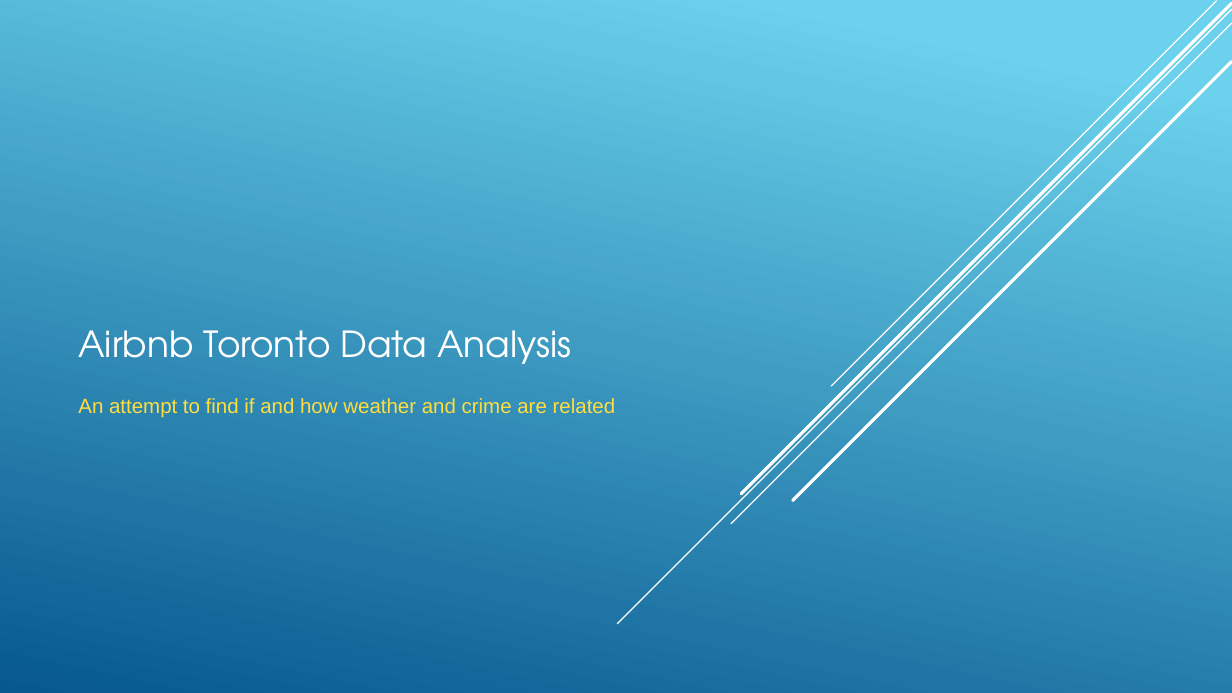
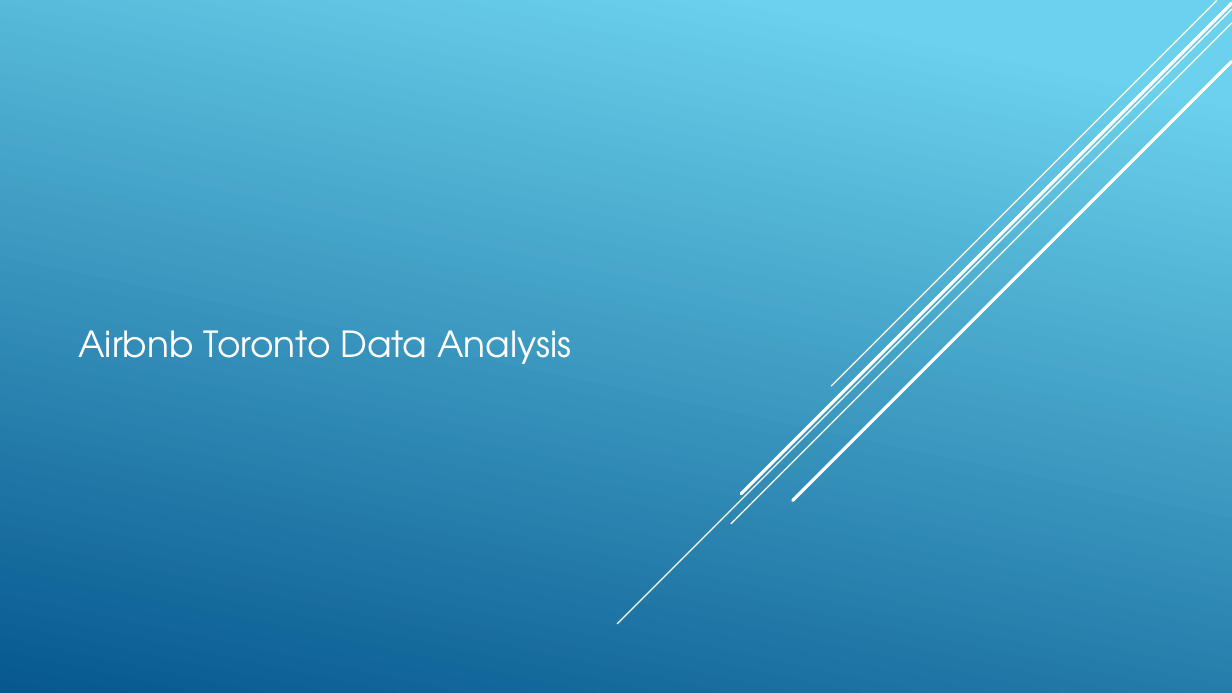
Before and after one commit to GSRichie/Final-Project-, a slide deck: slide 1 of AirBnB Toronto Data Analysis.pptx. Drawn at 1232x693 pixels with LibreOffice and Linux fonts; fonts in the diff are those of the drawing. Boxes give left, top, right and bottom in pixels: in the first picture for what was removed or moved away, otherwise in the second. Text is boxed around its words. In the diff, an @@ line names an element or a change of style, - is before the commit and + after.

```diff
--- a/AirBnB Toronto Data Analysis.pptx
+++ b/AirBnB Toronto Data Analysis.pptx
@@ subtitle removed at (78,398,616,418) @@
-An attempt to find if and how weather and crime are related
```
Also in this commit, not shown: 3 other slides changed, 1 slide added.
